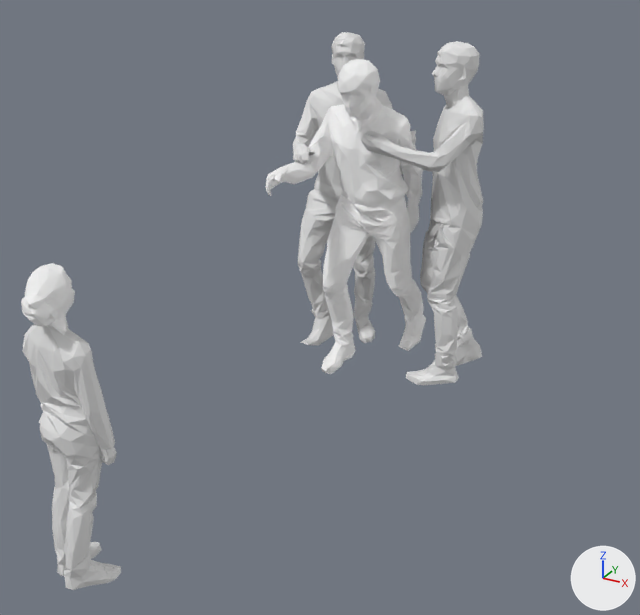
The glTF model src/resources/father.glb: old version first, new version second.
Camera for both pictures: a 50 mm camera at (2.54, -5.43, 3.03) aimed at (0.12, -1.03, 0.84). The axes (+X, +Y, +Z) are drawn at lower right. The lights are the same throughout. Where no turn or scale is listed for an object, it has been applied to the vertices. Vertices at the same position are counted once.

Script lines for the objects in view, before the commit:
```python
ob_characters = bpy.data.objects.new('characters', me_characters)
ob_characters.parent = ob_metarig
ob_characters.location = (-0.0291, -0.123, 0.0)
ob_characters.rotation_euler = (1.571, 0.0, 0.0)  # degrees (90, 0, 0)
ob_characters.scale = (0.913, 0.913, 0.913)
ob_characters_001 = bpy.data.objects.new('characters.001', me_characters_002)
ob_characters_001.location = (4.197, -12.016, 1.015)
ob_characters_002 = bpy.data.objects.new('characters.002', me_characters_001)
ob_characters_002.parent = ob_metarig_001
ob_characters_002.location = (-0.0291, -0.123, 0.0)
ob_characters_002.rotation_euler = (1.571, 0.0, 0.0)  # degrees (90, 0, 0)
ob_characters_002.scale = (0.913, 0.913, 0.913)
ob_child = bpy.data.objects.new('child', me_child)
ob_child.parent = ob_metarig_002
ob_child.location = (-0.00353, 1.013, 0.863)
ob_child.rotation_euler = (1.571, 0.0, -0.395)  # degrees (90, 0, -23)
ob_child.scale = (1.23, 1.23, 1.23)
ob_metarig = bpy.data.objects.new('metarig', None)
ob_metarig.location = (0.97, 0.32, 0.0)
ob_metarig.scale = (1.17, 1.17, 1.17)
ob_metarig_001 = bpy.data.objects.new('metarig.001', None)
ob_metarig_001.location = (-0.338, 0.178, 0.0)
ob_metarig_001.scale = (1.17, 1.17, 1.17)
ob_metarig_002 = bpy.data.objects.new('metarig.002', None)
ob_metarig_002.location = (-0.229, -2.866, -0.0288)
ob_metarig_002.rotation_euler = (0.0, 0.0, 3.142)  # degrees (0, 0, 180)
ob_metarig_002.scale = (0.814, 0.814, 0.814)
```
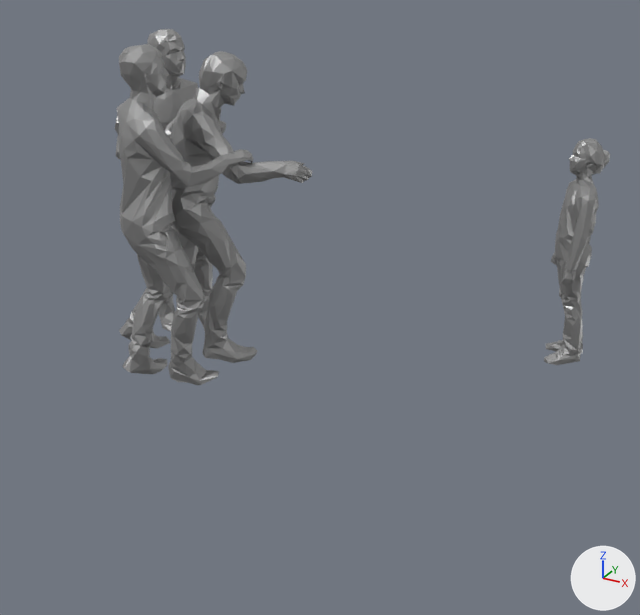
ob_metarig is not drawn itself; it is the parent of ob_characters, ob_spine.
ob_metarig_001 is not drawn itself; it is the parent of ob_characters_002, ob_spine_007.
ob_metarig_002 is not drawn itself; it is the parent of ob_child, ob_spine_021.

Where the newer file only moved an object's origin or applied its transform, the numbers keep the older frame.

What differs and where, as boxes [x1, y1, x2, y2] in the pictures (640 x 615 px):
'characters.001', recoloured, mesh turned
    before: [265, 59, 426, 374]
    after: [119, 51, 312, 363]
'characters.002', recoloured, moved, turned
    before: [293, 32, 416, 346]
    after: [115, 44, 253, 385]
'child', reshaped, moved, turned
    before: [21, 263, 121, 590]
    after: [544, 138, 610, 365]
'characters', recoloured, moved, turned
    before: [361, 41, 484, 386]
    after: [116, 29, 226, 331]

The change, as a diff of the scene's bpy script:
```diff
--- a/src/resources/father.glb.py
+++ b/src/resources/father.glb.py
@@ mat_yeonmi @@
+mat_yeonmi = principled_material('yeonmi')
+mat_yeonmi.base_color = (0.402, 0.402, 0.402)  # grey #aaaaaa
+mat_yeonmi.metallic = 0.8
@@ me_characters @@
 me_characters.from_pydata(...)  # 767 vertices, 1534 faces; spans x -0.83..-0.12, y 0.02..2.18, z -0.2..0.53
-me_characters.materials.append(mat_default_obj)  # white #e7e7e7
+me_characters.materials.append(mat_yeonmi)  # grey #aaaaaa
@@ me_characters_001 @@
 me_characters_001.from_pydata(...)  # 767 vertices, 1534 faces; spans x -0.2..0.65, y 0.03..2.18, z -0.36..0.55
-me_characters_001.materials.append(mat_default_obj)  # white #e7e7e7
+me_characters_001.materials.append(mat_yeonmi)  # grey #aaaaaa
@@ me_characters_002 @@
 me_characters_002.from_pydata(...)  # 792 vertices, 1579 faces; spans x -4.57..-3.87, y 11.08..12.48, z -0.95..1.23
 # used by ob_characters_001; location = (4.197, -12.016, 1.015)
-me_characters_002.materials.append(mat_default_obj_001)  # white #ffffff
+# me_characters_002 part 1: the whole mesh is turned 126.1 degrees about the z axis through its middle, then moved by (-0.95, -0.41, 0.0)
+me_characters_002.materials.append(mat_yeonmi)  # grey #aaaaaa
@@ me_child @@
 me_child.from_pydata(...)  # 623 vertices, 1227 faces; spans x 0.11..0.57, y -0.68..0.98, z 0.63..0.94
 # used by ob_child; parent = ob_metarig_002; location = (-0.00353, 1.013, 0.863); rotation_euler = (1.571, 0.0, -0.395), in degrees (90, 0, -23); scale = (1.23, 1.23, 1.23)
-me_child.materials.append(mat_default_obj_004)  # white #e7e7e7
-me_child.materials.append(mat_default_obj_005)  # white #ffffff
+# me_child part 2: the loose piece of 614 vertices spanning x 0.11..0.57, y -0.68..0.98, z 0.63..0.94 is moved by (-0.33, -0.17, -0.79), in mat_yeonmi (grey #aaaaaa)
+me_child.materials.append(mat_yeonmi)  # grey #aaaaaa
@@ ob_metarig @@
 ob_metarig = bpy.data.objects.new('metarig', None)
-ob_metarig.location = (0.97, 0.32, 0.0)
+ob_metarig.location = (-2.012, -0.165, 0.0)
+ob_metarig.rotation_euler = (0.0, 0.0, 2.201)  # degrees (0, 0, 126)
 ob_metarig.scale = (1.17, 1.17, 1.17)
@@ ob_metarig_001 @@
 ob_metarig_001 = bpy.data.objects.new('metarig.001', None)
-ob_metarig_001.location = (-0.338, 0.178, 0.0)
+ob_metarig_001.location = (-1.127, -1.138, 0.0)
+ob_metarig_001.rotation_euler = (0.0, 0.0, 2.201)  # degrees (0, 0, 126)
 ob_metarig_001.scale = (1.17, 1.17, 1.17)
@@ ob_metarig_002 @@
 ob_metarig_002 = bpy.data.objects.new('metarig.002', None)
-ob_metarig_002.location = (-0.229, -2.866, -0.0288)
-ob_metarig_002.rotation_euler = (0.0, 0.0, 3.142)  # degrees (0, 0, 180)
+ob_metarig_002.location = (1.269, 0.743, -0.0288)
+ob_metarig_002.rotation_euler = (0.0, 0.0, -0.941)  # degrees (0, 0, -54)
 ob_metarig_002.scale = (0.814, 0.814, 0.814)
@@ ob_child @@
 ob_child.parent = ob_metarig_002
-ob_child.location = (-0.00353, 1.013, 0.863)
+ob_child.location = (-0.00315, -0.0385, 1.07)
 ob_child.rotation_euler = (1.571, 0.0, -0.395)  # degrees (90, 0, -23)
```
